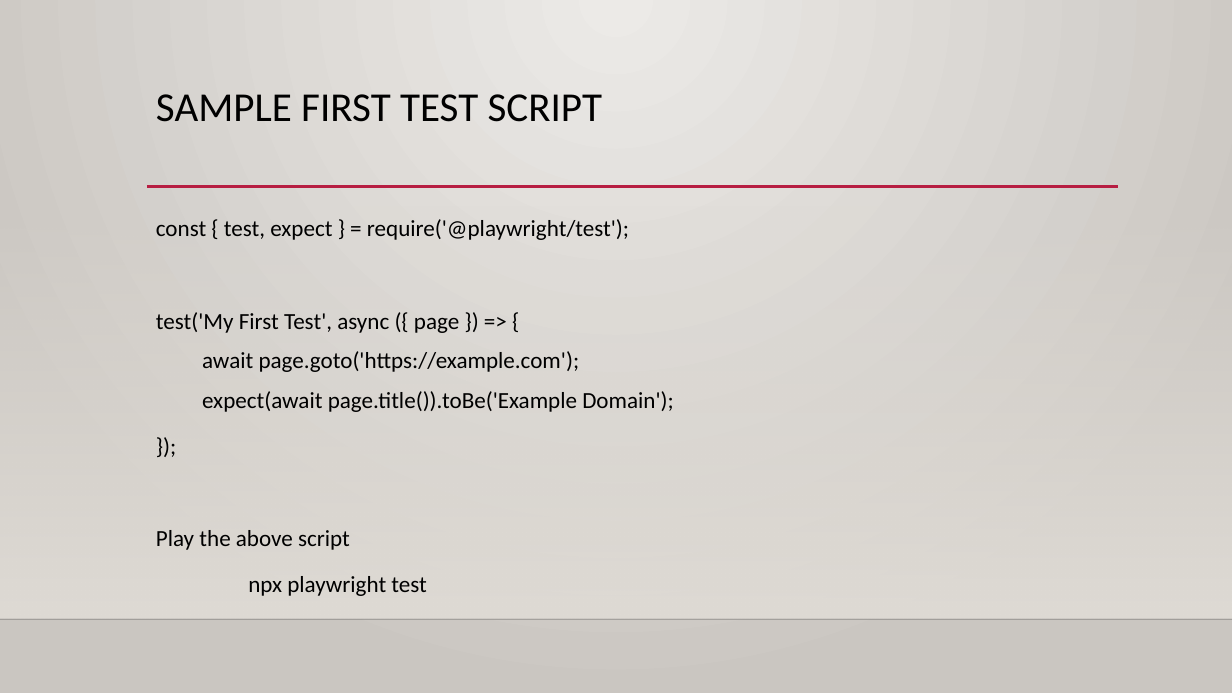
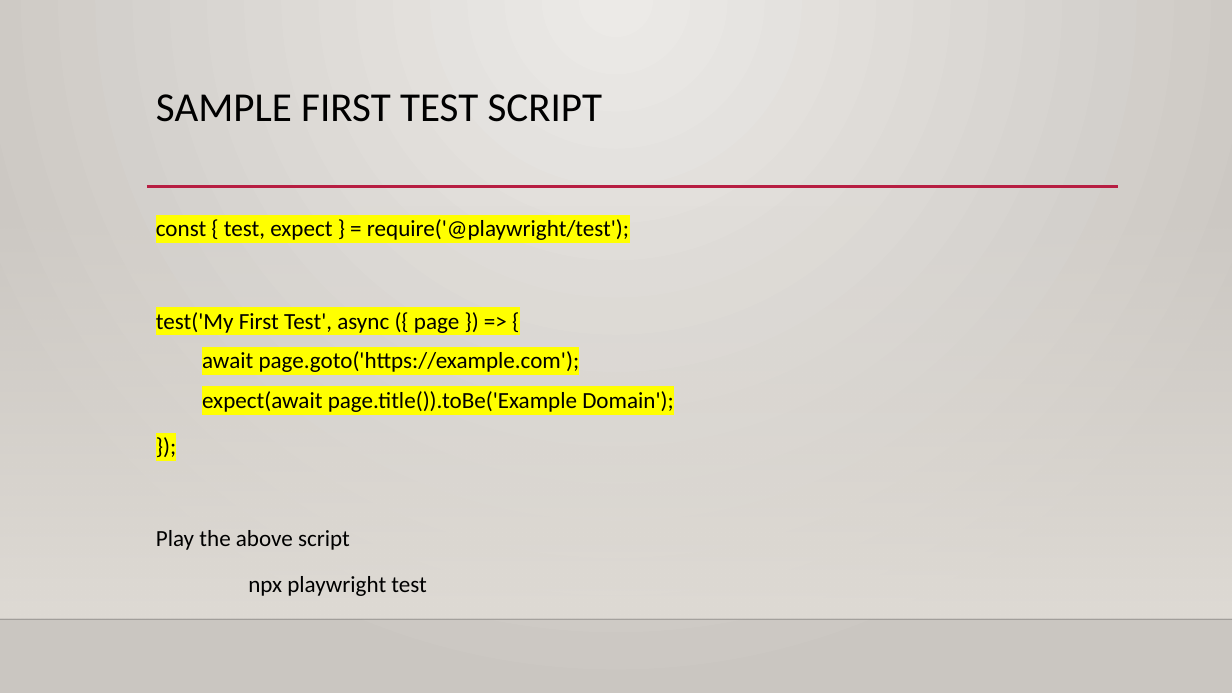
Before and after one commit to satmaramani/playwright, a slide deck: slide 27 of Playwright Automation training PPT.pptx. Drawn at 1232x693 pixels with LibreOffice and Linux fonts; fonts in the diff are those of the drawing; background and template pictures are left out. Boxes give left, top, right and bottom in pixels: in the first picture for what was removed or moved away, otherwise in the second. Text is boxed around its words. In the diff, an @@ line names an element or a change of style, - is before the commit and + after.

```diff
--- a/Playwright Automation training PPT.pptx
+++ b/Playwright Automation training PPT.pptx
@@ text at [156, 219, 674, 412]: highlight none to #FFFF00 in "const { test, expect } = require('@playwright/test');", "test('My First Test', async ({ page }) ...", "await page.goto('https://example.com');", "expect(await page.title()).toBe('Example Domain');" and 1 more places @@
```
Also in this commit, not shown: 15 other slides changed, 5 other files.
